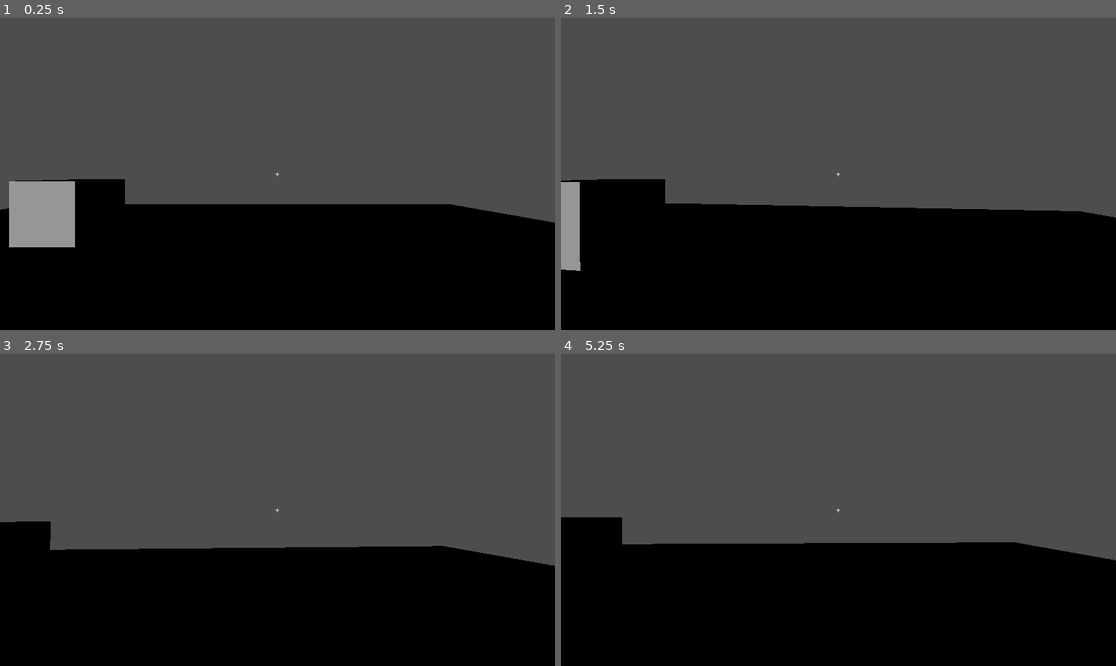
Above: before the commit, frames 1-4 (two rows, left to right).
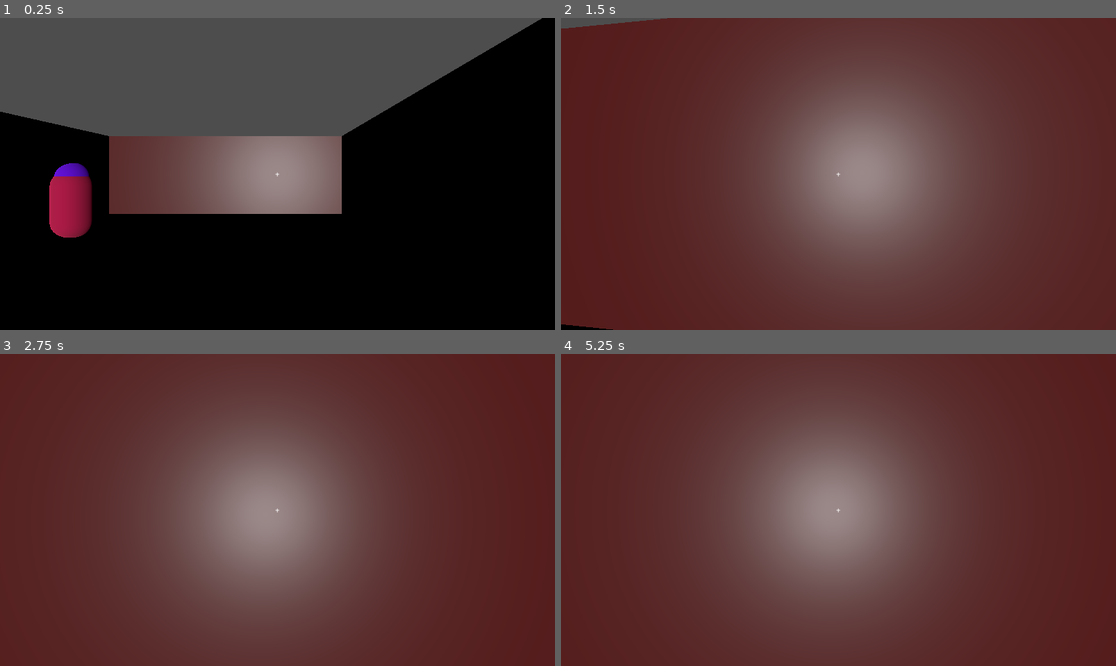
Above: after the commit, the same moments.

Repository: Anonoymouse/forge-repository
Game: Godot game, scene res://test_room.tscn
Two runs of this game, one before a commit and one after it. Both use one fixed random seed, a clock stepped at 60 frames per second and the inputs below.
Inputs (mouse positions are in pixels of both pictures, inside the frame that each line leads up to):
- Up to frame 1 (0.25 s): no input
- Up to frame 2 (1.5 s): tap Enter at 0.5 s; move the mouse to (866, 174) at 0.52 s; press the mouse at (866, 174) at 0.53 s; hold W (move_forward) from 0.53 s (still down); move the mouse to (810, 174) at 1.27 s; release the mouse at (810, 174) at 1.28 s; click (810, 174) at 1.35 s
- Up to frame 3 (2.75 s): keep holding W (move_forward); tap Space at 2 s; move the mouse to (288, 503) at 2.02 s; press the mouse at (288, 503) at 2.03 s
- Up to frame 4 (5.25 s): keep holding W (move_forward); tap Enter at 2.75, 4.25 s; move the mouse to (832, 516) at 2.77 s; release the mouse at (832, 516) at 2.78 s; click (832, 516) at 2.85 s; tap Space at 3.5, 5 s; move the mouse to (877, 513) at 3.52 s; press the mouse at (877, 513) at 3.53 s; move the mouse to (794, 506) at 4.27 s; release the mouse at (794, 506) at 4.28 s; click (794, 506) at 4.35 s; move the mouse to (844, 510) at 5.02 s; press the mouse at (844, 510) at 5.03 s

The runs differ from the first frame. In frame 1, 33% of the frame differs, in the area x 0-100%, y 0-74%; in frame 2, 91%; in frame 3, 92%, in the area x 0-100%, y 0-100%; in frame 4, 92%.

Commit message:
added slightly better looking targets

Diff:
--- a/target.tscn
+++ b/target.tscn
@@ -1,16 +1,39 @@
-[gd_scene load_steps=4 format=3 uid="uid://wihvq0wad5c3"]
+[gd_scene load_steps=7 format=3 uid="uid://wihvq0wad5c3"]
 
 [ext_resource type="Script" uid="uid://de5t638kkcopg" path="res://target.gd" id="1_t2jmu"]
 
-[sub_resource type="BoxMesh" id="BoxMesh_3hr3o"]
+[sub_resource type="CapsuleMesh" id="CapsuleMesh_t2jmu"]
+radius = 0.3
+height = 1.2
+
+[sub_resource type="StandardMaterial3D" id="StandardMaterial3D_t2jmu"]
+albedo_color = Color(0.664397, 0, 0.247738, 1)
 
 [sub_resource type="BoxShape3D" id="BoxShape3D_t2jmu"]
+size = Vector3(0.8, 1.8, 0.8)
+
+[sub_resource type="SphereMesh" id="SphereMesh_e1yvt"]
+radius = 0.25
+height = 0.5
+
+[sub_resource type="StandardMaterial3D" id="StandardMaterial3D_5ebp1"]
+albedo_color = Color(0.454902, 0, 1, 1)
+metallic = 0.5
 
 [node name="target" type="StaticBody3D"]
+transform = Transform3D(1, 0, 0, 0, 1, 0, 0, 0, 1, 0, 1, 0)
 script = ExtResource("1_t2jmu")
 
 [node name="MeshInstance3D" type="MeshInstance3D" parent="."]
-mesh = SubResource("BoxMesh_3hr3o")
+transform = Transform3D(1, 0, 0, 0, 1, 0, 0, 0, 1, 0, 0.1, 0)
+mesh = SubResource("CapsuleMesh_t2jmu")
+surface_material_override/0 = SubResource("StandardMaterial3D_t2jmu")
 
 [node name="CollisionShape3D" type="CollisionShape3D" parent="."]
+transform = Transform3D(1, 0, 0, 0, 1, 0, 0, 0, 1, 0, 0.1, 0)
 shape = SubResource("BoxShape3D_t2jmu")
+
+[node name="MeshInstance3D2" type="MeshInstance3D" parent="."]
+transform = Transform3D(1, 0, 0, 0, 1, 0, 0, 0, 1, 0, 0.55, 0)
+mesh = SubResource("SphereMesh_e1yvt")
+surface_material_override/0 = SubResource("StandardMaterial3D_5ebp1")
--- a/test_room.tscn
+++ b/test_room.tscn
@@ -9,11 +9,15 @@
 [sub_resource type="BoxShape3D" id="BoxShape3D_aiegb"]
 size = Vector3(20, 1, 20)
 
-[sub_resource type="BoxMesh" id="BoxMesh_arrdh"]
-size = Vector3(2, 2, 1)
+[sub_resource type="BoxMesh" id="BoxMesh_ju58f"]
+size = Vector3(10, 4, 1)
 
-[sub_resource type="BoxShape3D" id="BoxShape3D_ju58f"]
-size = Vector3(2, 2, 1)
+[sub_resource type="StandardMaterial3D" id="StandardMaterial3D_sqxie"]
+albedo_color = Color(0.315629, 0.0538066, 0.0512425, 1)
+roughness = 0.45
+
+[sub_resource type="BoxShape3D" id="BoxShape3D_bd7ek"]
+size = Vector3(10, 4, 1)
 
 [node name="Node3D" type="Node3D"]
 
@@ -35,13 +39,42 @@
 [node name="target" parent="." instance=ExtResource("2_oqbmf")]
 transform = Transform3D(1, 0, 0, 0, 1, 0, 0, 0, 1, -2, 1, -3.58679)
 
-[node name="Cover" type="StaticBody3D" parent="."]
-transform = Transform3D(1, 0, 0, 0, 1, 0, 0, 0, 1, 0.00472164, 1, -1.97759)
-visible = false
+[node name="Backwall" type="StaticBody3D" parent="."]
+transform = Transform3D(1, 0, 0, 0, 1, 0, 0, 0, 1, 0, 1, -8)
 
-[node name="MeshInstance3D" type="MeshInstance3D" parent="Cover"]
-transform = Transform3D(1, 0, 0, 0, 1, 0, 0, 0, 1, -1.52234, 0.264418, 0.00191522)
-mesh = SubResource("BoxMesh_arrdh")
+[node name="MeshInstance3D" type="MeshInstance3D" parent="Backwall"]
+mesh = SubResource("BoxMesh_ju58f")
+surface_material_override/0 = SubResource("StandardMaterial3D_sqxie")
 
-[node name="CollisionShape3D" type="CollisionShape3D" parent="Cover"]
-shape = SubResource("BoxShape3D_ju58f")
+[node name="CollisionShape3D" type="CollisionShape3D" parent="Backwall"]
+shape = SubResource("BoxShape3D_bd7ek")
+
+[node name="Wall" type="StaticBody3D" parent="."]
+transform = Transform3D(1, 0, 0, 0, 1, 0, 0, 0, 1, 0, 1, 0.998678)
+
+[node name="MeshInstance3D" type="MeshInstance3D" parent="Wall"]
+mesh = SubResource("BoxMesh_ju58f")
+surface_material_override/0 = SubResource("StandardMaterial3D_sqxie")
+
+[node name="CollisionShape3D" type="CollisionShape3D" parent="Wall"]
+shape = SubResource("BoxShape3D_bd7ek")
+
+[node name="Leftwall" type="StaticBody3D" parent="."]
+transform = Transform3D(-4.37114e-08, 0, 1, 0, 1, 0, -1, 0, -4.37114e-08, -5.14163, 1, -3.42663)
+
+[node name="MeshInstance3D" type="MeshInstance3D" parent="Leftwall"]
+mesh = SubResource("BoxMesh_ju58f")
+surface_material_override/0 = SubResource("StandardMaterial3D_sqxie")
+
+[node name="CollisionShape3D" type="CollisionShape3D" parent="Leftwall"]
+shape = SubResource("BoxShape3D_bd7ek")
+
+[node name="Rightwall" type="StaticBody3D" parent="."]
+transform = Transform3D(-4.37114e-08, 0, 1, 0, 1, 0, -1, 0, -4.37114e-08, 4.41927, 1, -3.42663)
+
+[node name="MeshInstance3D" type="MeshInstance3D" parent="Rightwall"]
+mesh = SubResource("BoxMesh_ju58f")
+surface_material_override/0 = SubResource("StandardMaterial3D_sqxie")
+
+[node name="CollisionShape3D" type="CollisionShape3D" parent="Rightwall"]
+shape = SubResource("BoxShape3D_bd7ek")
Not shown: 1 places in test_room.tscn that only renumber resources
